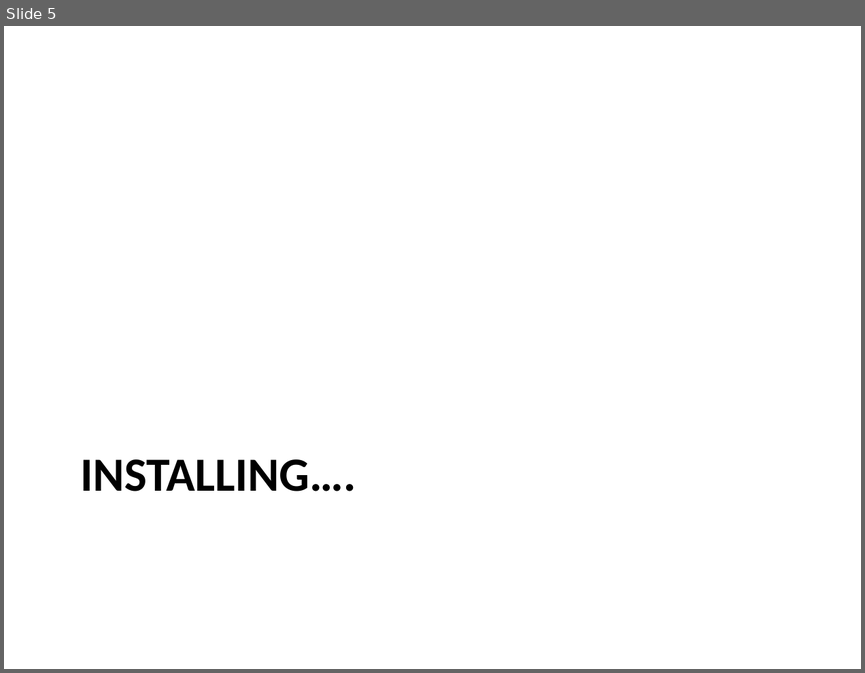
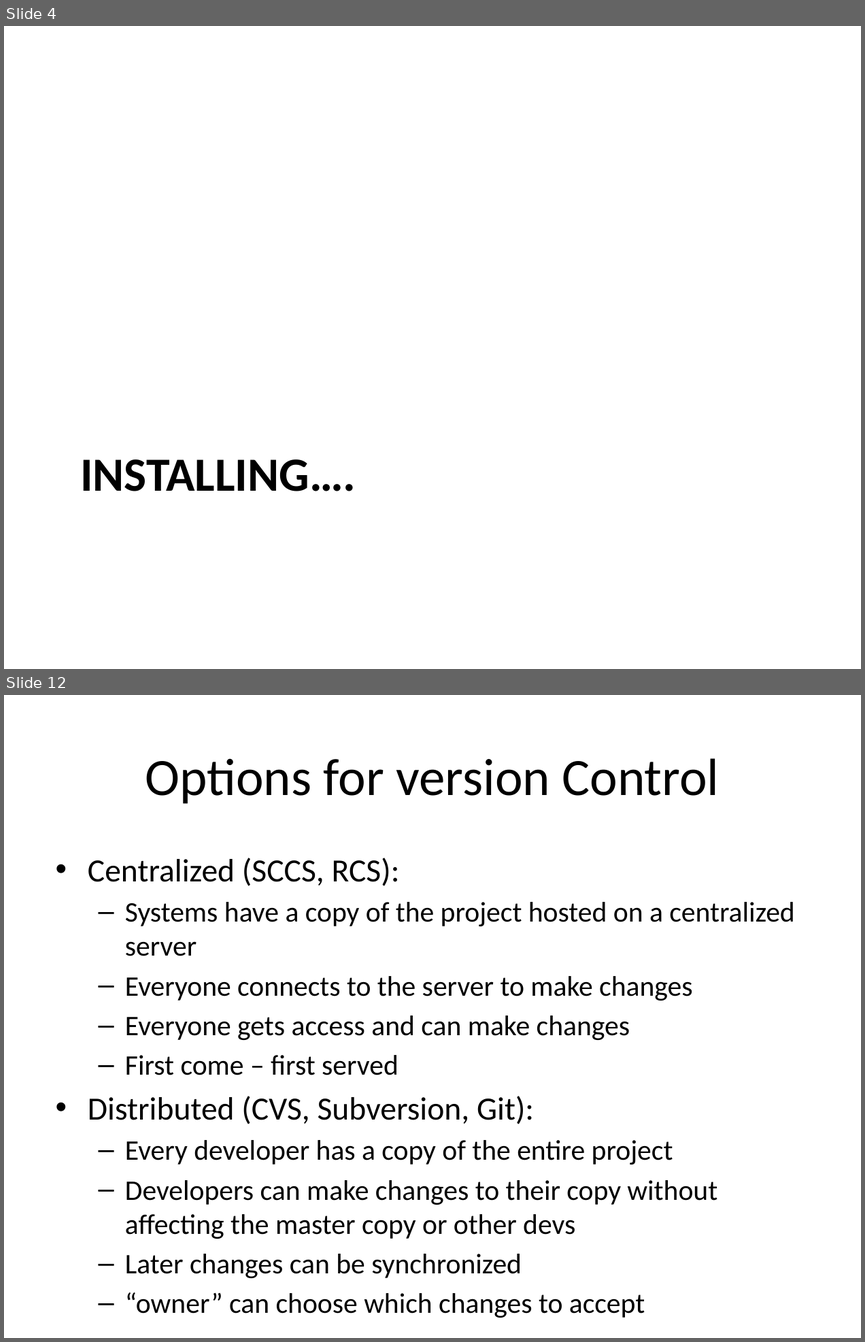
Before and after one commit to kinsidar/Spring2016, a slide deck: Slides/Lab1.pptx. Shown one above the other, each under a label of ours: slide 5 before the commit, slides 4 and 12 after it; the slides between them are not shown. The pictures are 865x673 and 865x1342 pixels, drawn with LibreOffice and Linux fonts; fonts in the diff are those of the drawing. Boxes give left, top, right and bottom in pixels: in the first picture for what was removed or moved away, otherwise in the second. Text is boxed around its words. In the diff, an @@ line names an element or a change of style, - is before the commit and + after.

```diff
--- a/Slides/Lab1.pptx
+++ b/Slides/Lab1.pptx
@@ slide 12 added at box(4, 695, 861, 1338), background #FFFFFF @@
@@ title added at box(145, 758, 719, 804), 44 pt, text #000000 @@
+Options for version Control
@@ text added at box(88, 858, 794, 1278), 23.8 pt, text #000000 @@
+• Centralized (SCCS, RCS):
+  – Systems have a copy of the project hosted on a centralized server
+  – Everyone connects to the server to make changes
+  – Everyone gets access and can make changes
+  – First come – first served
+• Distributed (CVS, Subversion, Git):
+  – Every developer has a copy of the entire project
+  – Developers can make changes to their copy without affecting the master copy or other devs
+  – Later changes can be synchronized
+  – “owner” can choose which changes to accept
@@ what was slide 5 is now slide 4 @@
```
Also in this commit, not shown: 2 slides changed, 13 other slides added, 2 slides removed.
